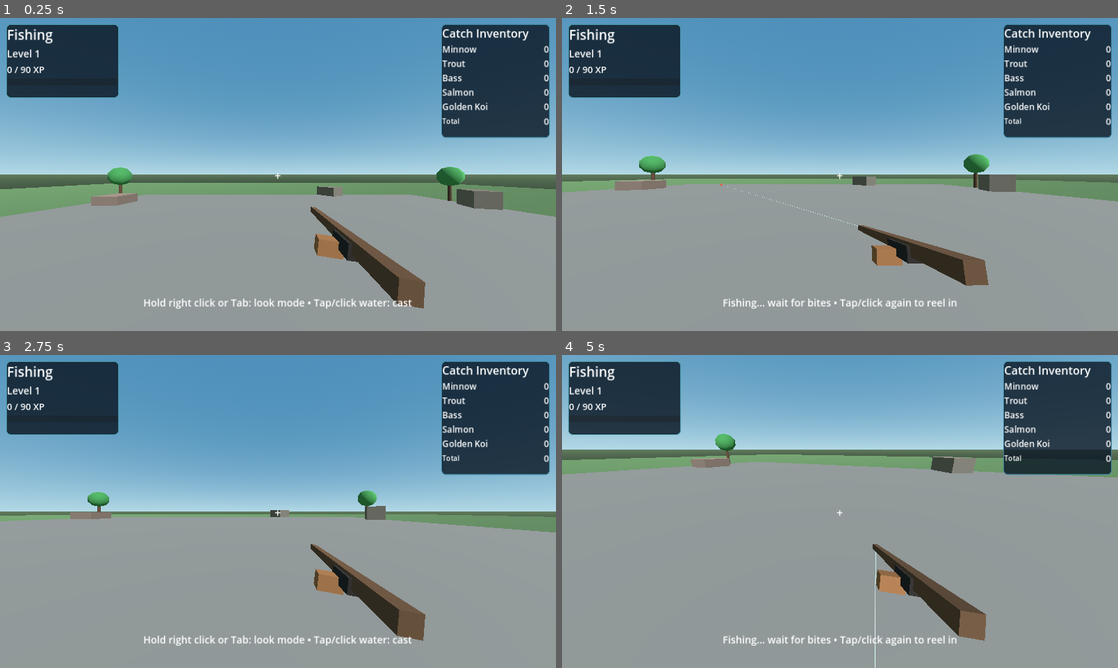
Above: before the commit, frames 1-4 (two rows, left to right).
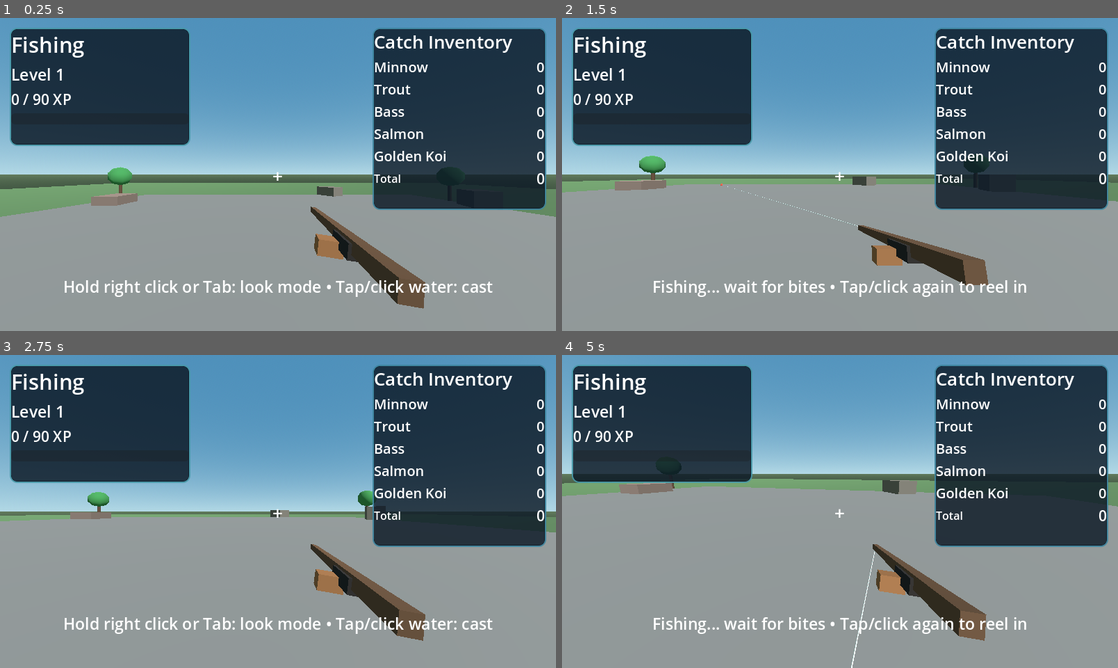
Above: after the commit, the same moments.

Repository: Churper/Skilling
Game: Godot game, scene res://scenes/main.tscn
The game is run twice, just before and just after one commit, with the same random seed, the same clock (stepped at 60 frames per second) and the same inputs.
Inputs (mouse positions are in pixels of both pictures, inside the frame that each line leads up to):
- Up to frame 1 (0.25 s): no input
- Up to frame 2 (1.5 s): tap Enter at 0.5 s; move the mouse to (962, 158) at 0.52 s; press the mouse at (962, 158) at 0.53 s; hold D (move_right) 0.53-1.28 s; tap Space (jump) at 0.77 s; move the mouse to (728, 190) at 1.27 s; release the mouse at (728, 190) at 1.28 s; hold S (move_back) from 1.28 s (still down); click (728, 190) at 1.35 s
- Up to frame 3 (2.75 s): tap Space (jump) at 1.52 s; move the mouse to (333, 442) at 2.02 s; release S (move_back) at 2.03 s; hold D (move_right) from 2.03 s (still down); hold Tab (toggle_mouse_capture) from 2.03 s (still down); click (333, 442) at 2.3 s
- Up to frame 4 (5 s): move the mouse to (834, 517) at 2.77 s; release D (move_right) at 2.78 s; release Tab (toggle_mouse_capture) at 2.78 s; hold W (move_forward) from 2.78 s (still down); click (834, 517) at 2.85 s; tap Space (jump) at 3.02, 3.77, 4.52 s; move the mouse to (878, 514) at 3.52 s; press the mouse at (878, 514) at 3.53 s; move the mouse to (795, 508) at 4.27 s; release the mouse at (795, 508) at 4.28 s; tap Tab (toggle_mouse_capture) at 4.35 s; click (795, 508) at 4.55 s

The runs differ from the first frame. In frame 1, 24% of the frame differs, in the area x 1-99%, y 2-93%; in frame 2, 24%; in frame 3, 24%; in frame 4, 33%, in the area x 0-100%, y 2-100%.

Commit message:
Harden point-click fishing, sharpen mobile UI, and improve water transparency

Diff:
--- a/scripts/app_bootstrap.gd
+++ b/scripts/app_bootstrap.gd
@@ -116,8 +116,9 @@
 
 func _apply_window_scaling() -> void:
 	var window: Window = get_window()
-	window.content_scale_mode = Window.CONTENT_SCALE_MODE_CANVAS_ITEMS
-	window.content_scale_aspect = Window.CONTENT_SCALE_ASPECT_EXPAND
+	window.content_scale_mode = Window.CONTENT_SCALE_MODE_DISABLED
+	window.content_scale_aspect = Window.CONTENT_SCALE_ASPECT_IGNORE
+	window.content_scale_factor = 1.0
 
 func _on_window_size_changed() -> void:
 	var window: Window = get_window()
@@ -281,14 +282,16 @@
 	float ripple_b = cos((UV.x - UV.y) * (ripple_density * 0.75) - t * 2.4);
 	float ripple = ripple_a * 0.6 + ripple_b * 0.4;
 	float ripple_mask = smoothstep(0.28, 0.88, ripple * 0.5 + 0.5);
+	float stripe = smoothstep(0.88, 0.97, ripple * 0.5 + 0.5);
 
 	float shore_ring = smoothstep(0.74, 0.96, dist);
 	float foam = shore_ring * smoothstep(0.45, 0.95, ripple_mask);
 	base_color += vec3(0.10, 0.20, 0.26) * ripple_mask;
+	base_color += vec3(0.16, 0.28, 0.34) * stripe;
 	base_color = mix(base_color, edge_foam_color.rgb, foam * 0.7);
 
 	ALBEDO = base_color;
-	ALPHA = clamp(mix(deep_color.a, shallow_color.a, shore_blend) + foam * 0.22, 0.38, 0.84);
+	ALPHA = clamp(mix(deep_color.a, shallow_color.a, shore_blend) + foam * 0.18, 0.24, 0.72);
 }
 """
 
@@ -653,12 +656,25 @@
 	params.collision_mask = WATER_LAYER
 
 	var hit: Dictionary = get_world_3d().direct_space_state.intersect_ray(params)
-	if hit.is_empty() or not hit.has("position"):
+	if not hit.is_empty() and hit.has("position"):
+		var hit_pos: Vector3 = hit["position"]
+		_start_cast(hit_pos)
+		return
+
+	# Touch/click fallback for mobile/web scaling cases:
+	# intersect the water plane and ensure point is inside pond bounds.
+	var plane_y: float = water_mesh.global_position.y if water_mesh else 0.02
+	var ray_to_plane: float = (plane_y - ray_origin.y) / ray_direction.y if abs(ray_direction.y) > 0.0001 else -1.0
+	if ray_to_plane <= 0.0:
 		_set_status("Cast on water")
 		return
-
-	var hit_pos: Vector3 = hit["position"]
-	_start_cast(hit_pos)
+	var plane_hit: Vector3 = ray_origin + ray_direction * ray_to_plane
+	var local_hit: Vector3 = plane_hit - water_area.global_position
+	if abs(local_hit.x) <= 21.0 and abs(local_hit.z) <= 21.0:
+		_start_cast(plane_hit)
+		return
+
+	_set_status("Cast on water")
 
 func _start_cast(point: Vector3) -> void:
 	last_cast_point = point
Not shown, changed: docs/index.html
Not shown, changed: docs/index.pck
Not shown, changed: tools/export_web.ps1
